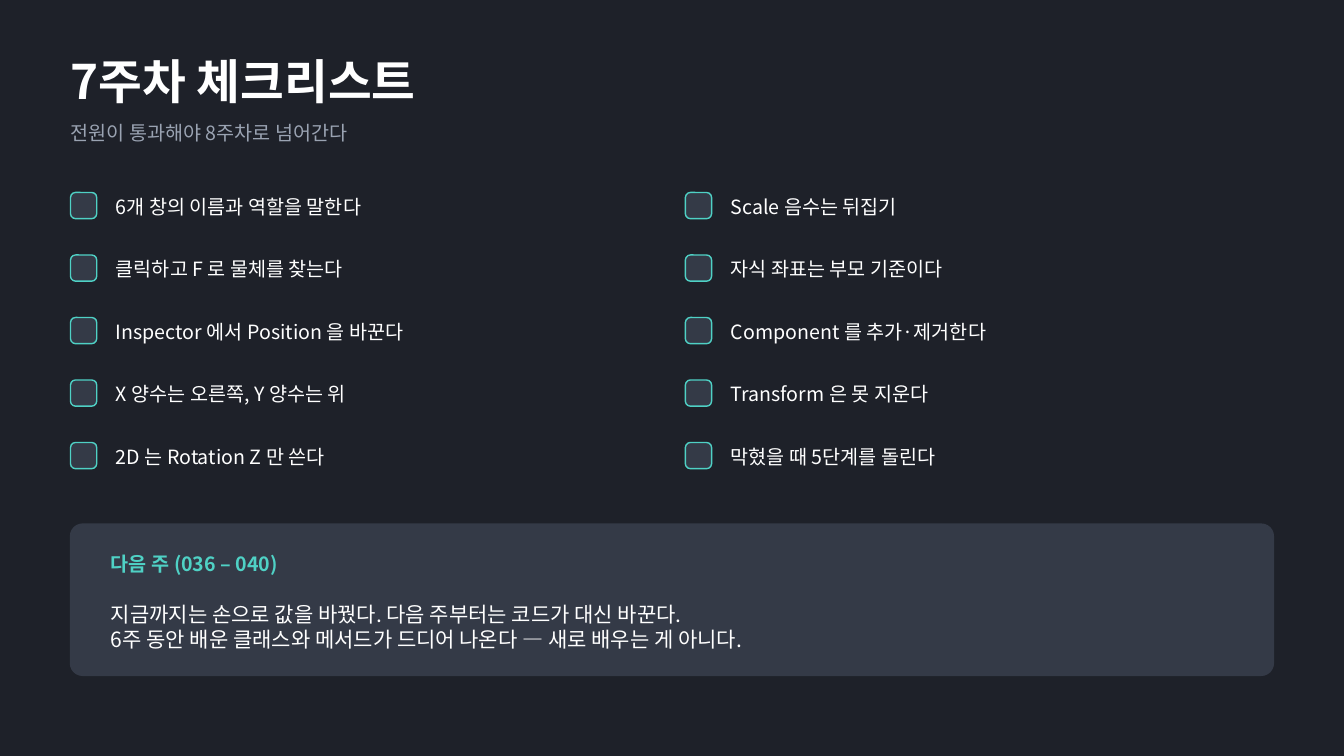
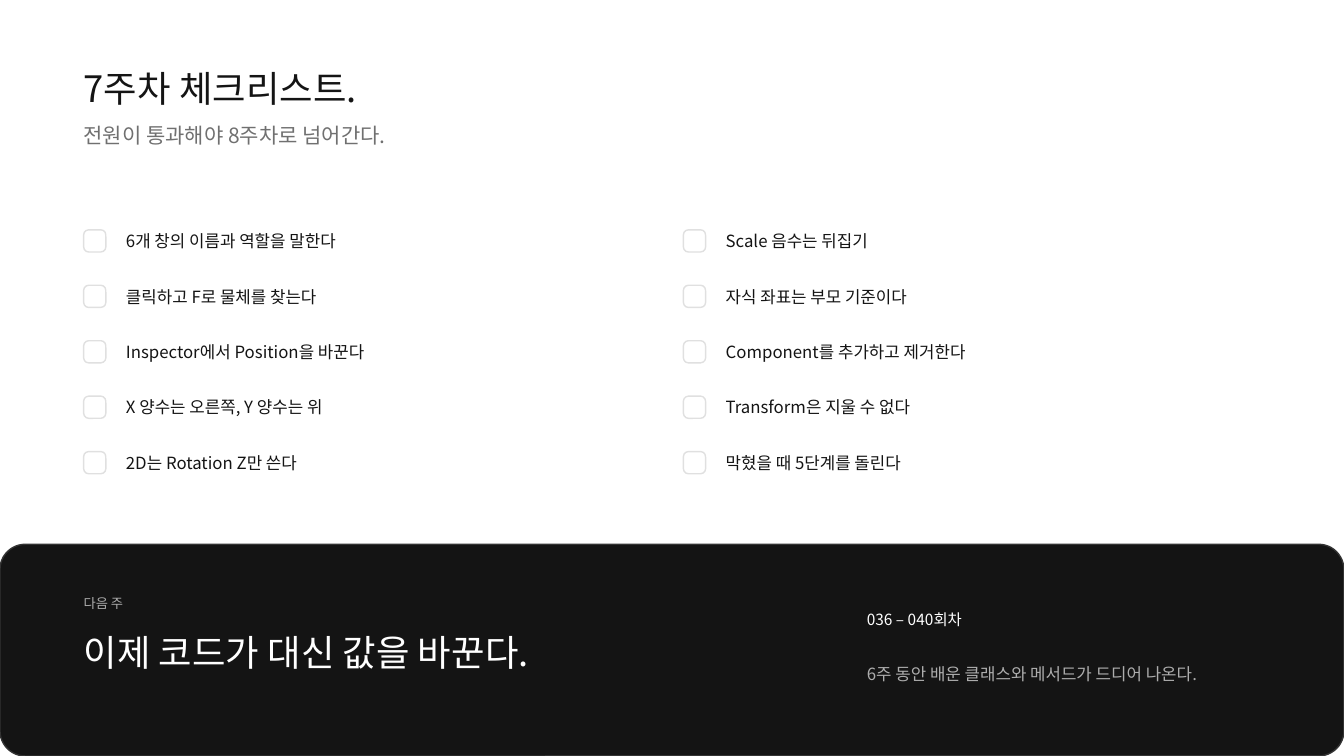
Before and after one commit to SBS-GameAcademy-Saturday/WaveBreaker, a slide deck: slide 14 of docs/04_배포자료/슬라이드/7주차-유니티입문.pptx. Drawn at 1344x756 pixels with LibreOffice and Linux fonts; fonts in the diff are those of the drawing. Boxes give left, top, right and bottom in pixels: in the first picture for what was removed or moved away, otherwise in the second. Text is boxed around its words. In the diff, an @@ line names an element or a change of style, - is before the commit and + after.

```diff
--- a/docs/04_배포자료/슬라이드/7주차-유니티입문.pptx
+++ b/docs/04_배포자료/슬라이드/7주차-유니티입문.pptx
@@ background #1E2129 to #FFFFFF @@
@@ text at [84,72,357,105]: text changed; size 34 to 26 pt; text colour #FFFFFF to #141414; bold off @@
-7주차 체크리스트
+7주차 체크리스트.
@@ text at [84,125,386,145]: text changed; size 14 to 15 pt; text colour #9AA3B2 to #707070 @@
-전원이 통과해야 8주차로 넘어간다
+전원이 통과해야 8주차로 넘어간다.
@@ fill #343A47 to #FFFFFF; outline #4FD1C5 1 pt to #E0E0E0 1 pt; proportions changed in 10 elements at [684,452,706,474], [84,452,106,474], [684,396,706,418], [84,396,106,418], [684,341,706,363], [84,341,106,363], [684,285,706,308], [84,285,106,308], [684,230,706,252], [84,230,106,252] @@
@@ rounded rectangle: place and size @@
-rounded rectangle at [71,193,97,219]
+rounded rectangle at [84,230,106,252]
@@ text "6개 창의 이름과 역할을 말한다": place and size @@
-text "6개 창의 이름과 역할을 말한다" at [116,197,361,216]
+text "6개 창의 이름과 역할을 말한다" at [126,233,335,249]
@@ rounded rectangle: place and size @@
-rounded rectangle at [686,193,712,219]
+rounded rectangle at [684,230,706,252]
@@ size 14 to 12 pt, text colour #FFFFFF to #141414 in 5 elements at [126,399,322,416], [726,455,900,471], [126,233,335,249], [726,289,907,305], [726,233,867,249] @@
@@ text "Scale 음수는 뒤집기": place and size @@
-text "Scale 음수는 뒤집기" at [731,197,897,216]
+text "Scale 음수는 뒤집기" at [726,233,867,249]
@@ rounded rectangle: place and size @@
-rounded rectangle at [71,255,97,281]
+rounded rectangle at [84,285,106,308]
@@ text at [126,289,316,305]: text changed; size 14 to 12 pt; text colour #FFFFFF to #141414 @@
-클릭하고 F 로 물체를 찾는다
+클릭하고 F로 물체를 찾는다
@@ rounded rectangle: place and size @@
-rounded rectangle at [686,255,712,281]
+rounded rectangle at [684,285,706,308]
@@ text "자식 좌표는 부모 기준이다": place and size @@
-text "자식 좌표는 부모 기준이다" at [731,259,942,278]
+text "자식 좌표는 부모 기준이다" at [726,289,907,305]
@@ rounded rectangle: place and size @@
-rounded rectangle at [71,318,97,344]
+rounded rectangle at [84,341,106,363]
@@ text at [126,344,364,362]: text changed; size 14 to 12 pt; text colour #FFFFFF to #141414 @@
-Inspector 에서 Position 을 바꾼다
+Inspector에서 Position을 바꾼다
@@ rounded rectangle: place and size @@
-rounded rectangle at [686,318,712,344]
+rounded rectangle at [684,341,706,363]
@@ text at [726,344,966,362]: text changed; size 14 to 12 pt; text colour #FFFFFF to #141414 @@
-Component 를 추가·제거한다
+Component를 추가하고 제거한다
@@ text "X 양수는 오른쪽, Y 양수는 ...": place and size @@
-text "X 양수는 오른쪽, Y 양수는 ..." at [116,384,346,405]
+text "X 양수는 오른쪽, Y 양수는 ..." at [126,399,322,416]
@@ rounded rectangle: place and size @@
-rounded rectangle at [71,380,97,406]
+rounded rectangle at [84,396,106,418]
@@ rounded rectangle: place and size @@
-rounded rectangle at [686,380,712,406]
+rounded rectangle at [684,396,706,418]
@@ text at [726,399,910,415]: text changed; size 14 to 12 pt; text colour #FFFFFF to #141414 @@
-Transform 은 못 지운다
+Transform은 지울 수 없다
@@ text "막혔을 때 5단계를 돌린다": place and size @@
-text "막혔을 때 5단계를 돌린다" at [731,447,935,466]
+text "막혔을 때 5단계를 돌린다" at [726,455,900,471]
@@ rounded rectangle: place and size @@
-rounded rectangle at [71,443,97,469]
+rounded rectangle at [84,452,106,474]
@@ text at [126,455,297,471]: text changed; size 14 to 12 pt; text colour #FFFFFF to #141414 @@
-2D 는 Rotation Z 만 쓴다
+2D는 Rotation Z만 쓴다
@@ rounded rectangle: place and size @@
-rounded rectangle at [686,443,712,469]
+rounded rectangle at [684,452,706,474]
@@ rounded rectangle: place and size @@
-rounded rectangle at [71,524,1273,676]
+rounded rectangle at [0,544,1344,756]
@@ rounded rectangle at [0,544,1344,756]: fill #343A47 to #141414; outline #343A47 1 pt to #333333 1 pt; proportions changed @@
@@ text at [84,597,123,609]: text changed; size 14 to 9.5 pt; text colour #4FD1C5 to #ADADAD; bold off @@
-다음 주 (036 – 040)
+다음 주
@@ text added at [867,612,962,627], 11 pt, text #FFFFFF @@
+036 – 040회차
@@ text at [84,636,529,669]: text changed; size 15 to 26 pt @@
-지금까지는 손으로 값을 바꿨다. 다음 주부터는 코드가 대신 바꾼다.
-6주 동안 배운 클래스와 메서드가 드디어 나온다 — 새로 배우는 게 아니다.
+이제 코드가 대신 값을 바꾼다.
@@ text added at [867,666,1197,682], 12 pt, text #ADADAD @@
+6주 동안 배운 클래스와 메서드가 드디어 나온다.
```
Also in this commit, not shown: 13 other slides changed, 4 other files.
